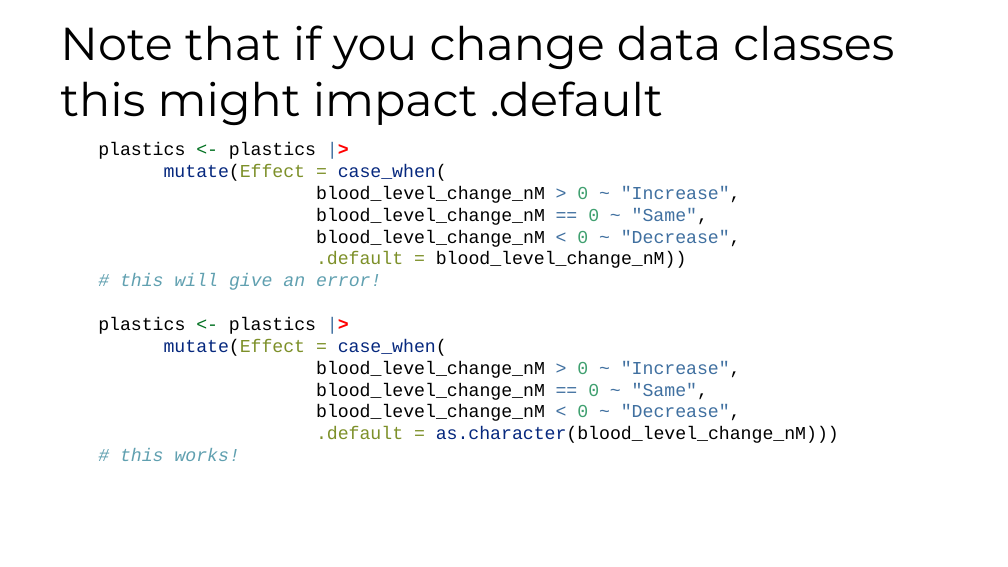
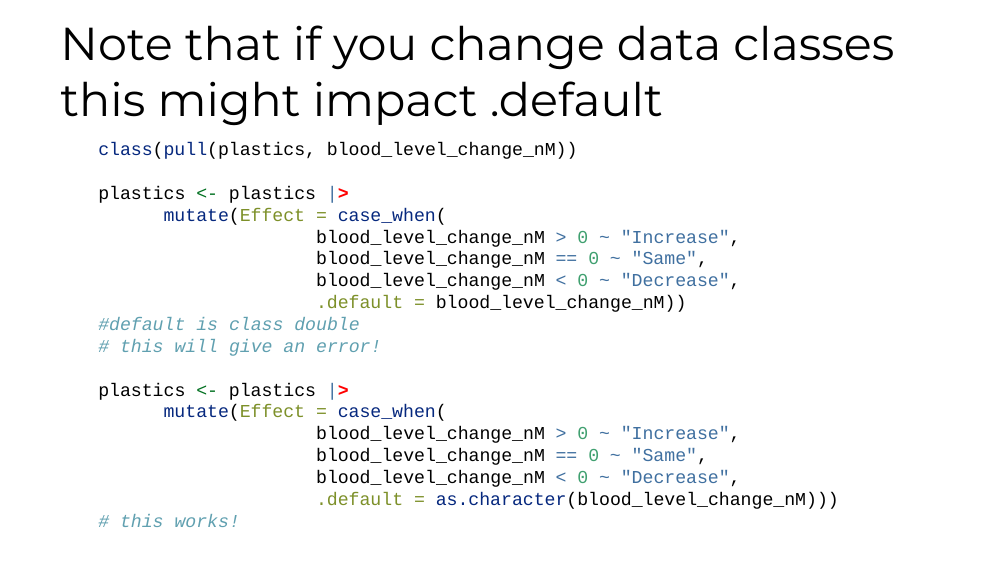
Before and after one commit to fhdsl/DaSEH, a slide deck: slide 55 of modules/Data_Cleaning/Data_Cleaning.pptx (slide 56 before the commit). Drawn at 1008x567 pixels with LibreOffice and Linux fonts; fonts in the diff are those of the drawing. Boxes give left, top, right and bottom in pixels: in the first picture for what was removed or moved away, otherwise in the second. Text is boxed around its words. In the diff, an @@ line names an element or a change of style, - is before the commit and + after.

```diff
--- a/modules/Data_Cleaning/Data_Cleaning.pptx
+++ b/modules/Data_Cleaning/Data_Cleaning.pptx
@@ text at box(98, 142, 839, 509): text changed @@
-plastics <- plastics |>
-mutate(Effect = case_when(
-blood_level_change_nM > 0 ~ "Increase",
-blood_level_change_nM == 0 ~ "Same",
-blood_level_change_nM < 0 ~ "Decrease",
-.default = blood_level_change_nM))
-# this will give an error!
-plastics <- plastics |>
-mutate(Effect = case_when(
-blood_level_change_nM > 0 ~ "Increase",
-blood_level_change_nM == 0 ~ "Same",
-blood_level_change_nM < 0 ~ "Decrease",
-.default = as.character(blood_level_change_nM)))
-# this works!
+class(pull(plastics, blood_level_change_nM))
+plastics <- plastics |>
+mutate(Effect = case_when(
+blood_level_change_nM > 0 ~ "Increase",
+blood_level_change_nM == 0 ~ "Same",
+blood_level_change_nM < 0 ~ "Decrease",
+.default = blood_level_change_nM))
+#default is class double
+# this will give an error!
+plastics <- plastics |>
+mutate(Effect = case_when(
+blood_level_change_nM > 0 ~ "Increase",
+blood_level_change_nM == 0 ~ "Same",
+blood_level_change_nM < 0 ~ "Decrease",
+.default = as.character(blood_level_change_nM)))
+# this works!
```
Also in this commit, not shown: 3 other slides changed, 1 slide removed, 3 other files.
